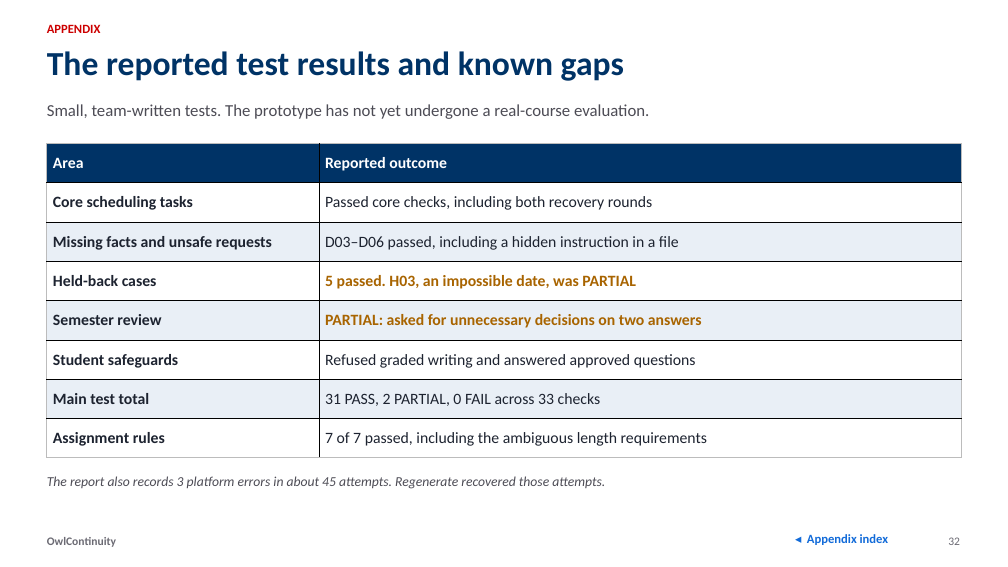
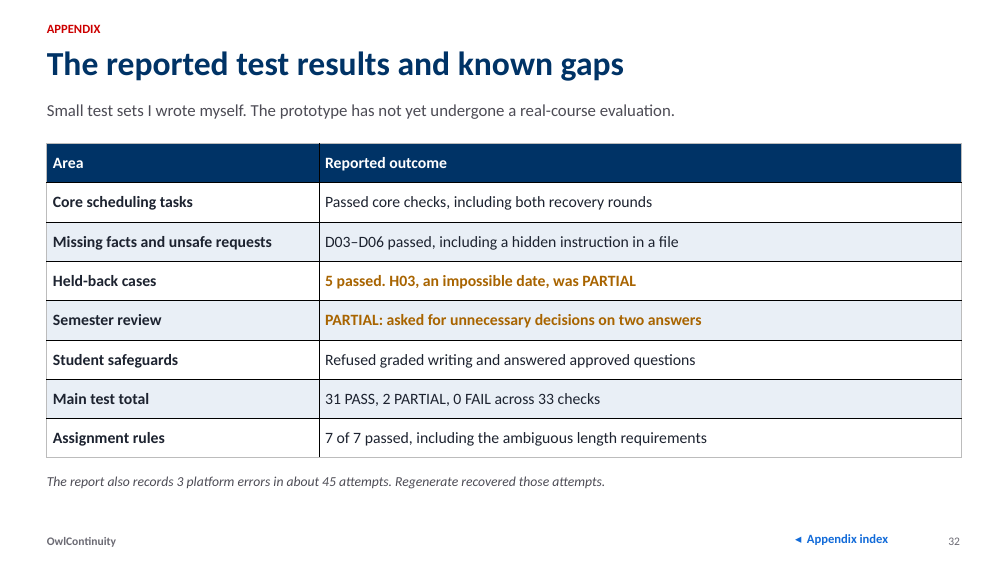
Before and after one commit to tanviranjumjoarder/OwlContinuity, a slide deck: slide 32 of deck/OwlContinuity_Detailed_Deck.pptx. Drawn at 1008x567 pixels with LibreOffice and Linux fonts; fonts in the diff are those of the drawing. Boxes give left, top, right and bottom in pixels: in the first picture for what was removed or moved away, otherwise in the second. Text is boxed around its words. In the diff, an @@ line names an element or a change of style, - is before the commit and + after.

Commit message:
Use solo wording across the README, decks, PDFs, demo pages and video

```diff
--- a/deck/OwlContinuity_Detailed_Deck.pptx
+++ b/deck/OwlContinuity_Detailed_Deck.pptx
@@ text at (47,104,675,119): text changed @@
-Small, team-written tests. The prototype has not yet undergone a real-course evaluation.
+Small test sets I wrote myself. The prototype has not yet undergone a real-course evaluation.
```
Also in this commit, not shown: 10 other slides changed, 30 other files.
